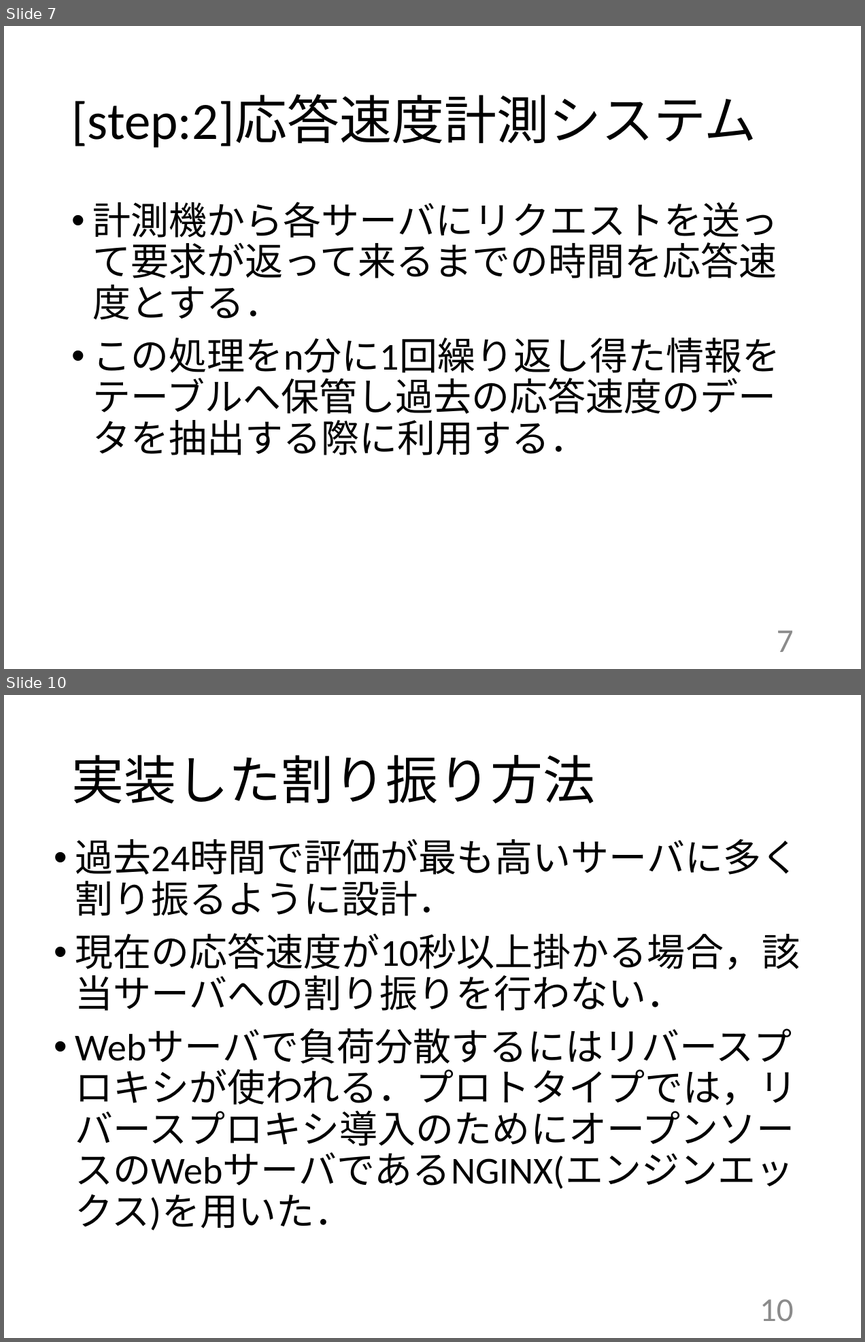
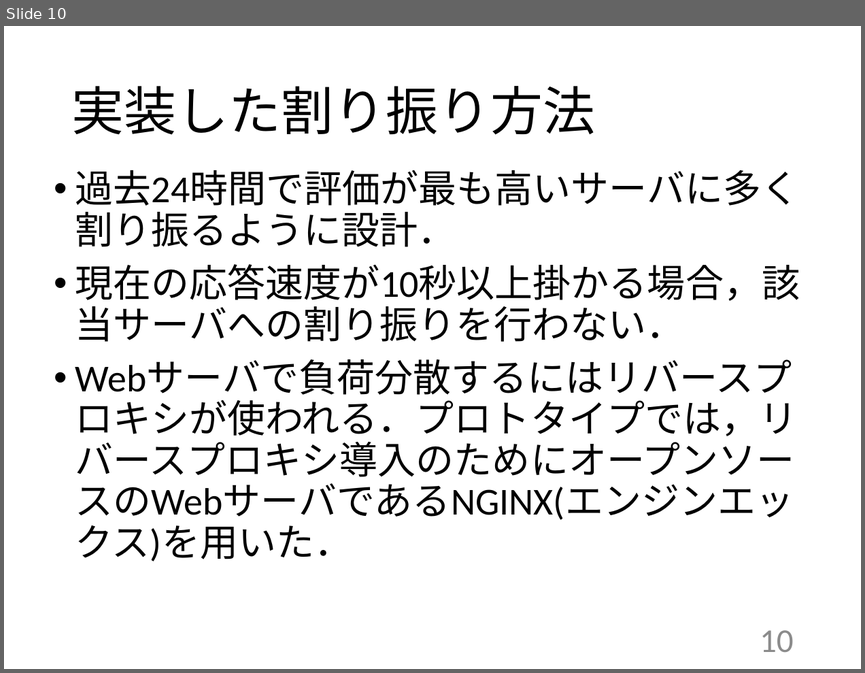
Before and after one commit to kait-takanolab/1821086_matsuo_thesis, a slide deck: 発表用/1821086_卒業研究発表会.pptx. Shown one above the other, each under a label of ours: slides 7 and 10 before the commit, slide 10 after it; the slides between them are not shown. The pictures are 865x1342 and 865x673 pixels, drawn with LibreOffice and Linux fonts; fonts in the diff are those of the drawing. Boxes give left, top, right and bottom in pixels: in the first picture for what was removed or moved away, otherwise in the second. Text is boxed around its words. In the diff, an @@ line names an element or a change of style, - is before the commit and + after.

```diff
--- a/発表用/1821086_卒業研究発表会.pptx
+++ b/発表用/1821086_卒業研究発表会.pptx
@@ slide 7 removed at [4, 26, 861, 669], background #FFFFFF @@
@@ title removed at [71, 95, 757, 148] @@
-[step:2]応答速度計測システム
@@ text removed at [93, 201, 781, 379] @@
-• 計測機から各サーバにリクエストを送って要求が返って来るまでの時間を応答速度とする．
-• この処理をn分に1回繰り返し得た情報をテーブルへ保管し過去の応答速度のデータを抽出する際に利用する．
@@ page number removed at [776, 630, 793, 652] @@
-7
```
Also in this commit, not shown: 5 slides changed, 3 slides added, 2 other slides removed, 1 other file.
